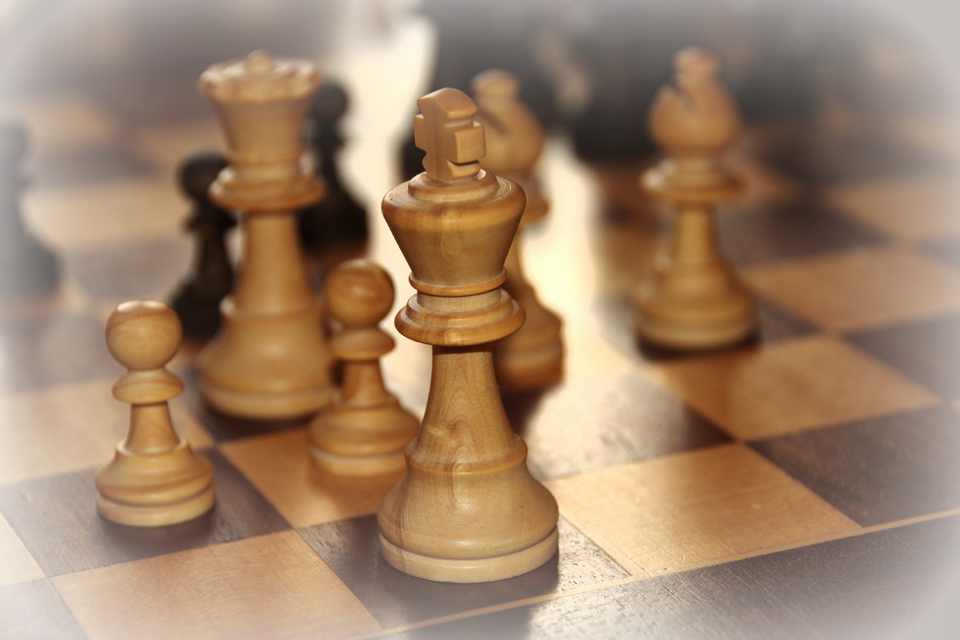
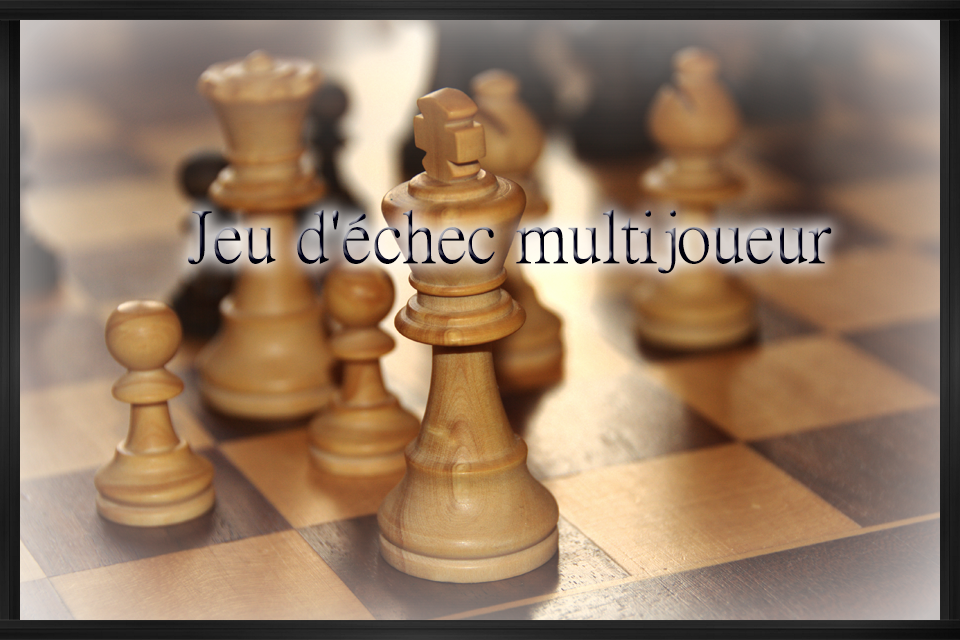
Layer changes from the first 960 × 640 image to the second:
added layer "Jeu d'échec multijoueur" above "BarH copie 3" over (x1=188, y1=209, x2=832, y2=274)
added layer "BarH copie 3" above "BarH copie 2" over (x1=0, y1=20, x2=20, y2=620)
added layer "BarH copie 2" above "BarH copie" over (x1=940, y1=20, x2=960, y2=620)
added layer "BarH copie" above "BarH" over (x1=0, y1=620, x2=960, y2=640)
added layer "BarH" above "Calque 1" over (x1=0, y1=0, x2=960, y2=20)
